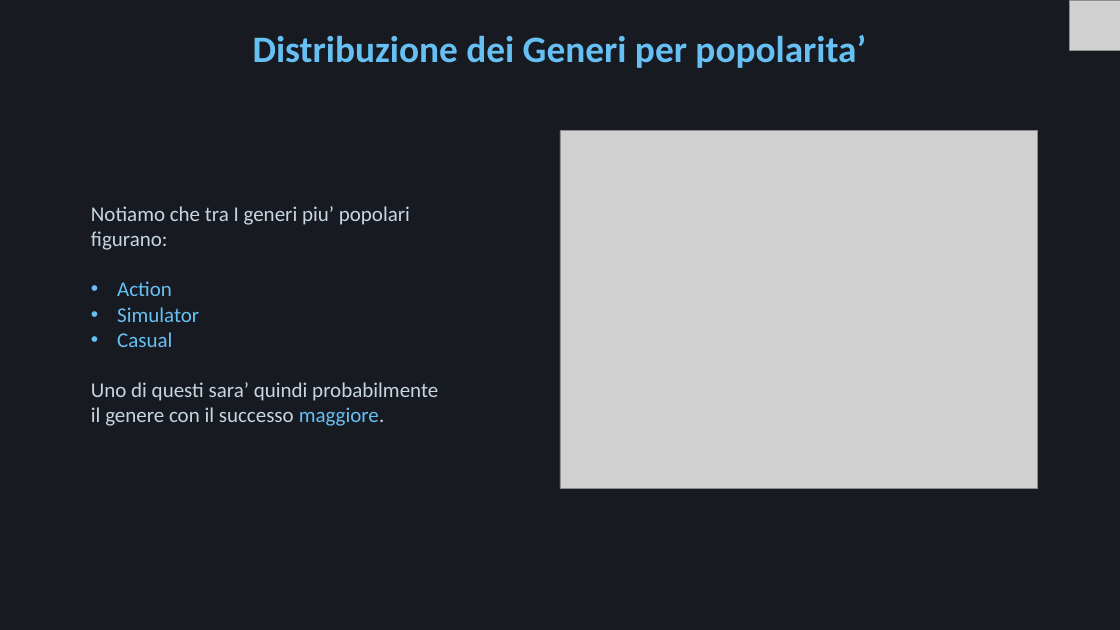
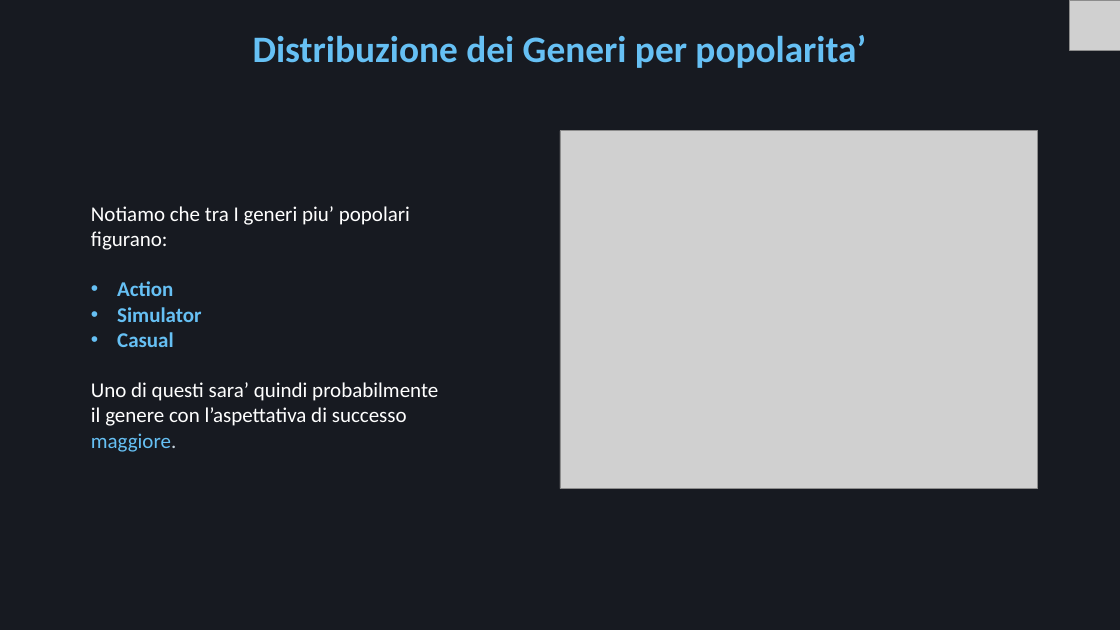
Before and after one commit to Mora11231/VisualizzazioneScientifica, a slide deck: slide 11 of Steam.pptx. Drawn at 1120x630 pixels with LibreOffice and Linux fonts; fonts in the diff are those of the drawing; grey boxes stand for pictures. Boxes give left, top, right and bottom in pixels: in the first picture for what was removed or moved away, otherwise in the second. Text is boxed around its words. In the diff, an @@ line names an element or a change of style, - is before the commit and + after.

```diff
--- a/Steam.pptx
+++ b/Steam.pptx
@@ text at <box>91,206,410,347</box>: text colour #C7D5E0 to #FFFFFF in "Notiamo che tra I generi piu’ popolari ..."; bold on in "Action", "Simulator", "Casual" @@
@@ text at <box>91,382,438,452</box>: text changed; text colour #C7D5E0 to #FFFFFF @@
-Uno di questi sara’ quindi probabilmente il genere con il successo maggiore.
+Uno di questi sara’ quindi probabilmente il genere con l’aspettativa di successo maggiore.
```
Also in this commit, not shown: 16 other slides changed, 8 other files.
